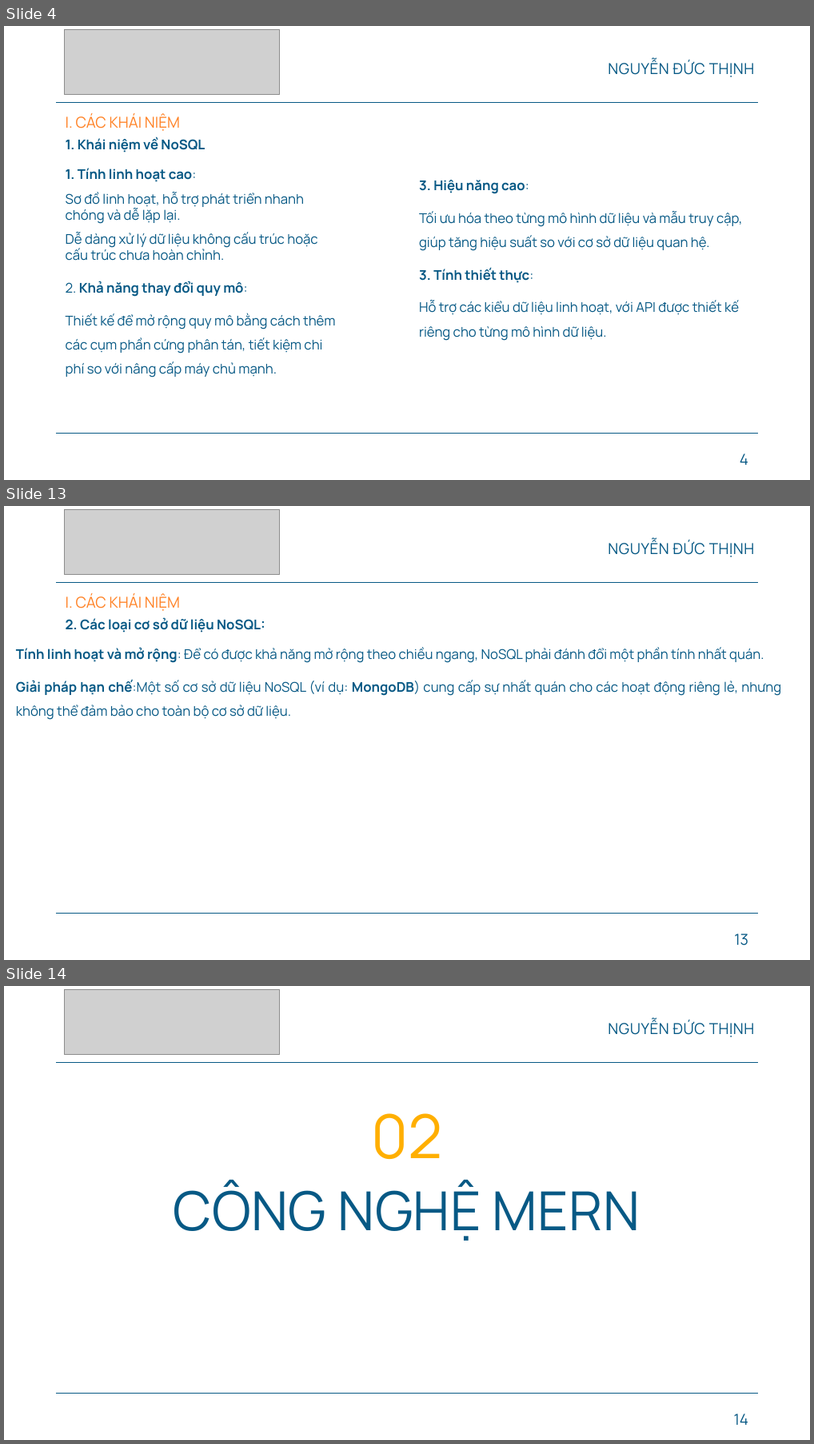
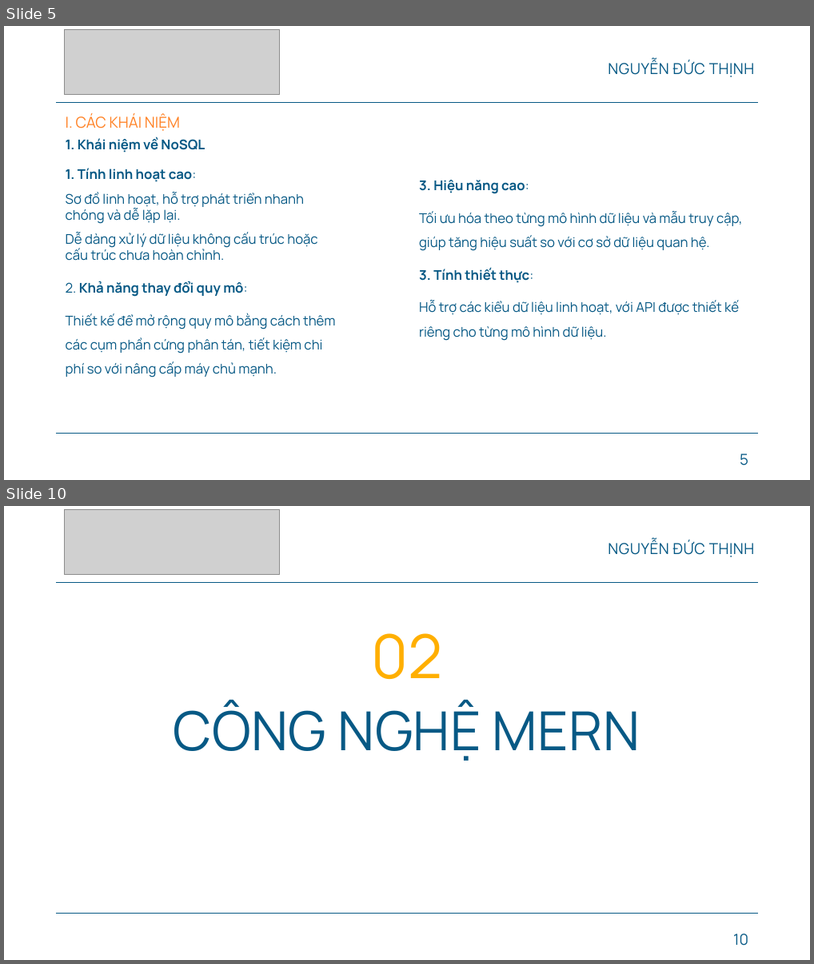
Before and after one commit to Ducthinh1501/CN-DA21TTB-NGUYENDUCTHINH-MONGODB-READINGTESTS, a slide deck: thesis/CN-SLIDE-BAOCAO.pptx. Shown one above the other, each under a label of ours: slides 4, 13 and 14 before the commit, slides 5 and 10 after it; the slides between them are not shown. The pictures are 814x1444 and 814x964 pixels, drawn with LibreOffice and Linux fonts; fonts in the diff are those of the drawing; grey boxes stand for pictures; background and template pictures are left out. Boxes give left, top, right and bottom in pixels: in the first picture for what was removed or moved away, otherwise in the second. Text is boxed around its words. In the diff, an @@ line names an element or a change of style, - is before the commit and + after.

```diff
--- a/thesis/CN-SLIDE-BAOCAO.pptx
+++ b/thesis/CN-SLIDE-BAOCAO.pptx
@@ slide 13 removed at (4,506,810,960), background #FFFFFF; not listed: 2 template elements that a slide beside it also shows @@
@@ picture removed at (65,509,280,574) @@
@@ title removed at (608,540,755,557) @@
-NGUYỄN ĐỨC THỊNH
@@ text removed at (66,594,180,611) @@
-I. CÁC KHÁI NIỆM
@@ text removed at (66,617,266,632) @@
-2. Các loại cơ sở dữ liệu NoSQL:
@@ text removed at (16,647,782,720) @@
-Tính linh hoạt và mở rộng: Để có được khả năng mở rộng theo chiều ngang, NoSQL phải đánh đổi một phần tính nhất quán.
-Giải pháp hạn chế:Một số cơ sở dữ liệu NoSQL (ví dụ: MongoDB) cung cấp sự nhất quán cho các hoạt động riêng lẻ, nhưng không thể đảm bảo cho toàn bộ cơ sở dữ liệu.
@@ page number removed at (734,933,749,945) @@
-13
@@ what was slide 4 is now slide 5 @@
@@ page number at (740,453,749,465): text changed @@
-4
+5
@@ what was slide 14 is now slide 10 @@
@@ page number at (734,933,749,945): text changed @@
-14
+10
```
Also in this commit, not shown: 4 slides changed, 4 slides added, 7 other slides removed, 12 other files.
